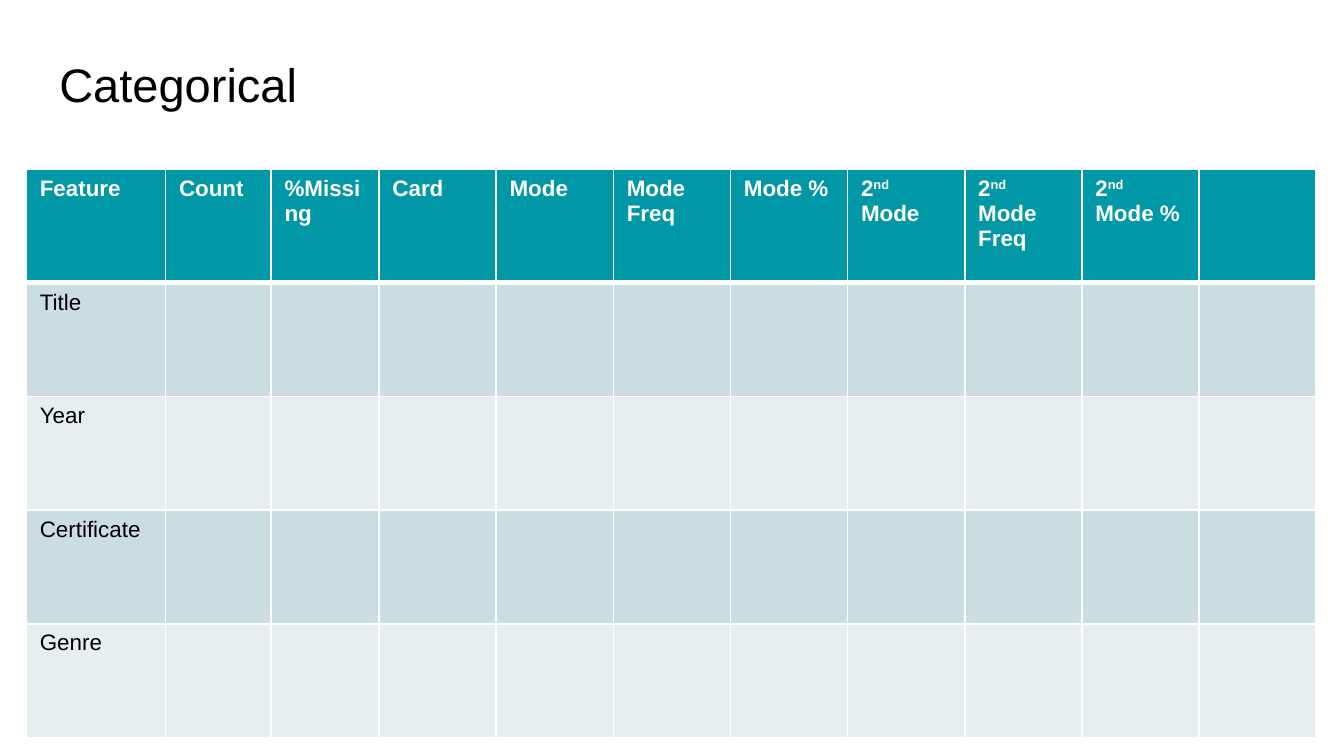
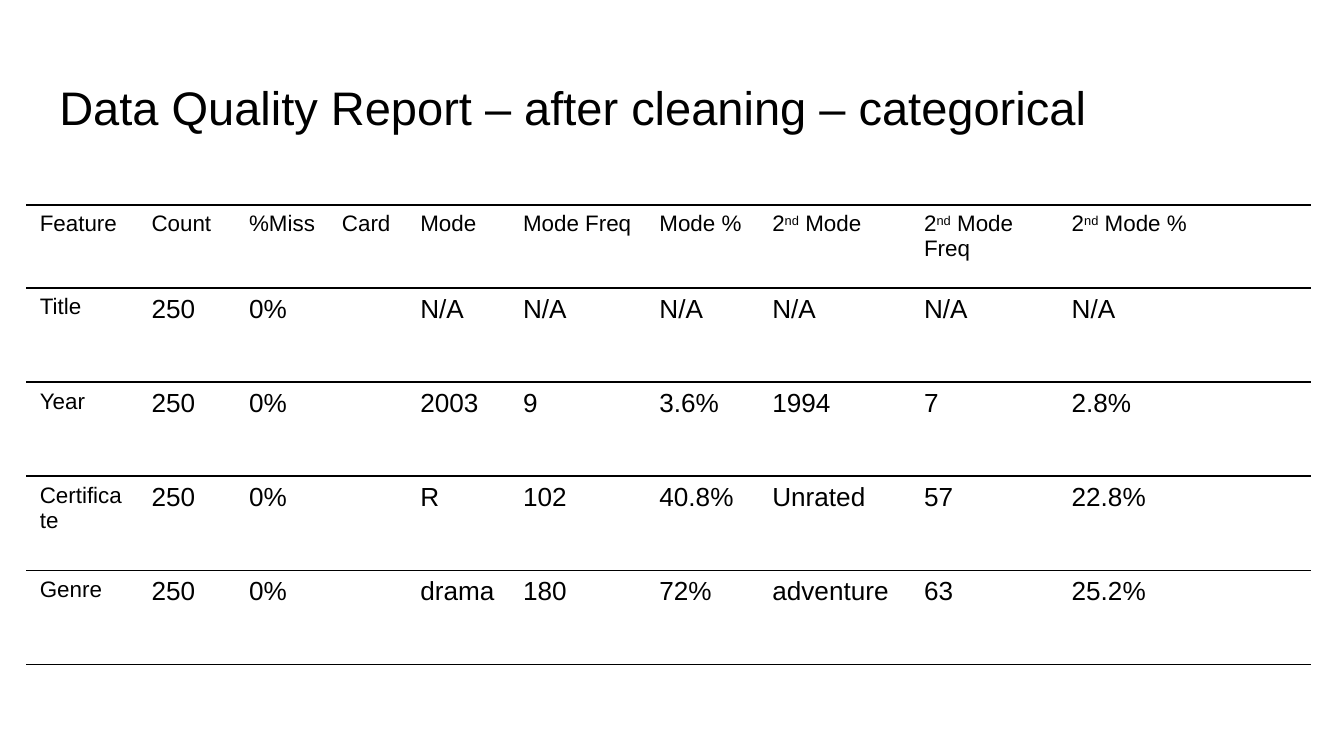
Before and after one commit to amelka800/Data-CA, a slide deck: slide 18 of Data Exploration CA Template 2026.pptx (slide 14 before the commit). Drawn at 1344x756 pixels with LibreOffice and Linux fonts; fonts in the diff are those of the drawing. Boxes give left, top, right and bottom in pixels: in the first picture for what was removed or moved away, otherwise in the second. Text is boxed around its words. In the diff, an @@ line names an element or a change of style, - is before the commit and + after.

```diff
--- a/Data Exploration CA Template 2026.pptx
+++ b/Data Exploration CA Template 2026.pptx
@@ title at <box>59,91,1086,134</box>: text changed @@
-Categorical
+Data Quality Report – after cleaning – categorical
@@ table at <box>27,204,1310,664</box> @@
-row 1, column 3: %Missing
+row 1, column 3: %Miss
-row 2: Title |  |  |  |  |  |  |  |  |  | 
+row 2: Title | 250 | 0% |  | N/A | N/A | N/A | N/A | N/A | N/A | 
-row 3: Year |  |  |  |  |  |  |  |  |  | 
+row 3: Year | 250 | 0% |  | 2003 | 9 | 3.6% | 1994 | 7 | 2.8% | 
-row 4: Certificate |  |  |  |  |  |  |  |  |  | 
+row 4: Certificate | 250 | 0% |  | R | 102 | 40.8% | Unrated | 57 | 22.8% | 
-row 5: Genre |  |  |  |  |  |  |  |  |  | 
+row 5: Genre | 250 | 0% |  | drama | 180 | 72% | adventure | 63 | 25.2% | 
@@ fill #0097A7 to none in 10 cells @@
@@ fill #CCDDE1 to none in 18 cells @@
@@ fill #E7EFF1 to none in 18 cells @@
@@ text colour #FFFFFF to #000000, bold off in "Feature", "Count", "Card", "Mode" and 5 more places @@
@@ borders changed @@
@@ table: place and size @@
-table at <box>27,169,1316,738</box>
+table at <box>27,204,1310,664</box>
```
Also in this commit, not shown: 8 other slides changed, 8 slides added, 4 slides removed, 2 other files.
